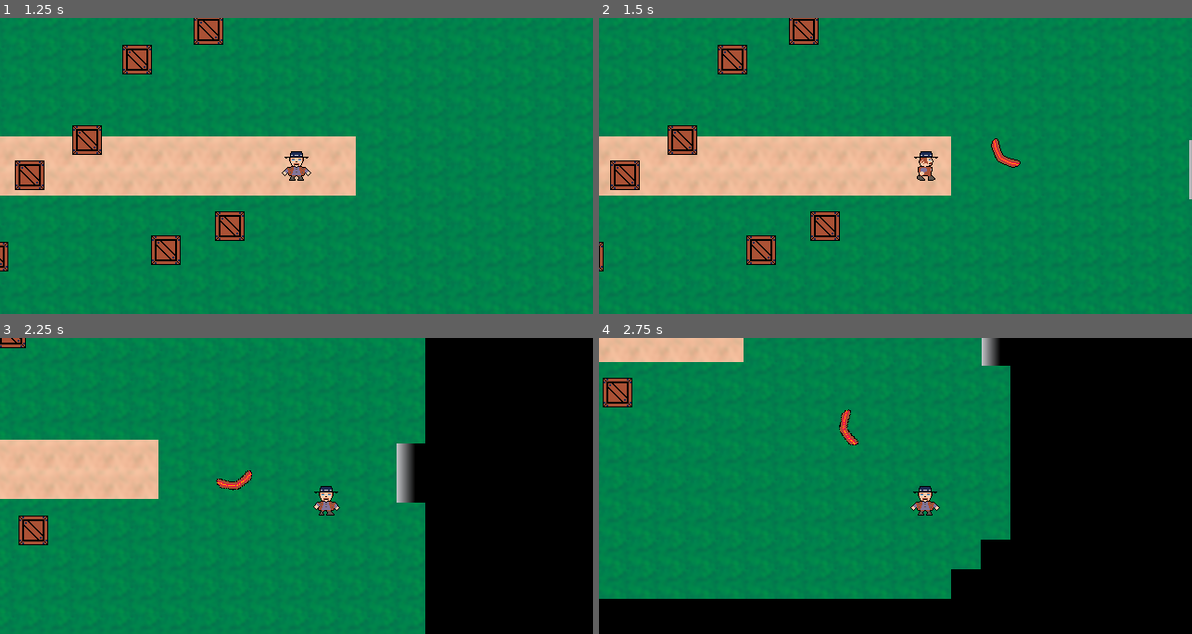
Above: before the commit, frames 1-4 (two rows, left to right).
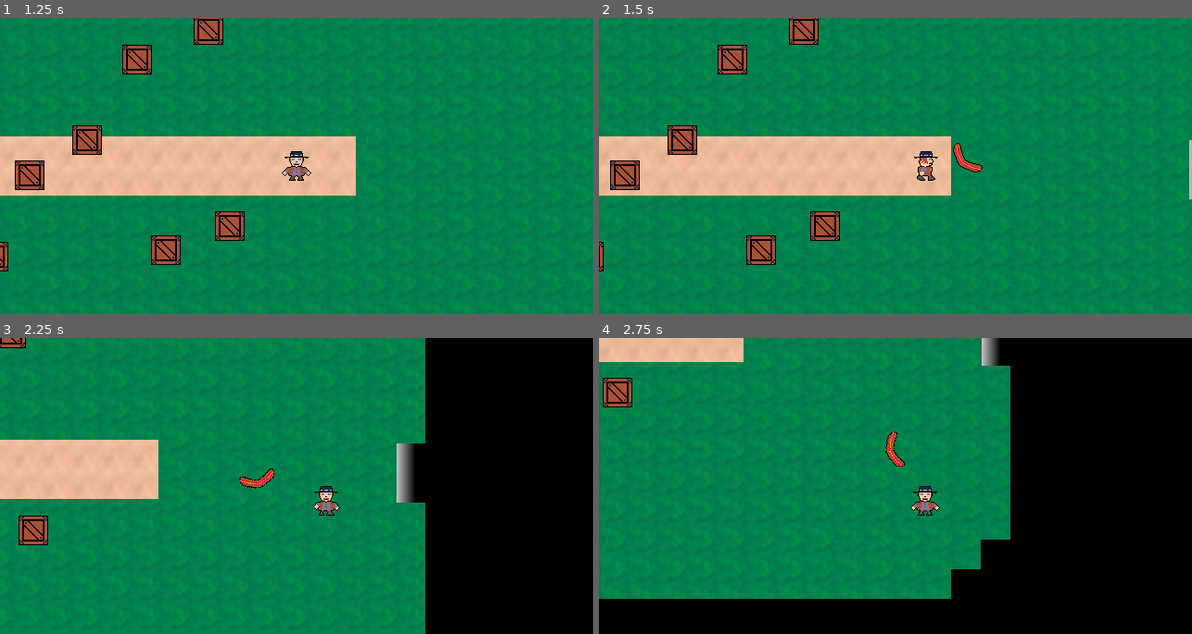
Above: after the commit, the same moments.

Repository: Beetron/2d-aussie-rpg
Game: Godot game, scene res://scene/Master.tscn
Same seed, same stepped clock (60 frames per second), same inputs: the game is played once before the commit and once after it.
Inputs (mouse positions are in pixels of both pictures, inside the frame that each line leads up to):
- Up to frame 1 (1.25 s): click "New Game" at 0.5 s
- Up to frame 2 (1.5 s): tap Enter at 1.25 s; move the mouse to (1025, 151) at 1.27 s; press the mouse at (1025, 151) at 1.28 s; hold Right (ui_right) from 1.28 s (still down)
- Up to frame 3 (2.25 s): move the mouse to (177, 500) at 2.02 s; release Right (ui_right) at 2.03 s; release the mouse at (177, 500) at 2.03 s; hold Down (ui_down) from 2.03 s (still down); click (177, 500) at 2.1 s
- Up to frame 4 (2.75 s): keep holding Down (ui_down)

Frame 1 is identical in both runs. In frame 2, 0.4% of the frame differs, in the area x 59-72%, y 40-53%; in frame 3, 0.3%; in frame 4, 0.4%.

Commit message:
Reworked a lot of naming to fit godot styling better

Diff:
--- a/project.godot
+++ b/project.godot
@@ -9,12 +9,18 @@
 config_version=4
 
 _global_script_classes=[ {
+"base": "KinematicBody2D",
+"class": "Enemy",
+"language": "GDScript",
+"path": "res://script/enemy.gd"
+}, {
 "base": "Node2D",
 "class": "Level",
 "language": "GDScript",
 "path": "res://script/level.gd"
 } ]
 _global_script_class_icons={
+"Enemy": "",
 "Level": ""
 }
 
--- a/scene/Explodetoad.tscn
+++ b/scene/Explodetoad.tscn
@@ -1,10 +1,11 @@
 [gd_scene load_steps=22 format=2]
 
 [ext_resource path="res://scene/Enemy.tscn" type="PackedScene" id=1]
-[ext_resource path="res://script/explodetoad.gd" type="Script" id=2]
+[ext_resource path="res://script/explode_toad.gd" type="Script" id=2]
 [ext_resource path="res://img/toadinflatespritesheet.png" type="Texture" id=3]
 [ext_resource path="res://img/toadspritesheet.png" type="Texture" id=4]
 [ext_resource path="res://img/toadexplodespritesheet.png" type="Texture" id=6]
+
 
 
 [sub_resource type="AtlasTexture" id=1]
--- a/scene/LevelGate.tscn
+++ b/scene/LevelGate.tscn
@@ -1,7 +1,8 @@
 [gd_scene load_steps=4 format=2]
 
 [ext_resource path="res://img/levelGate.png" type="Texture" id=1]
-[ext_resource path="res://script/levelgate.gd" type="Script" id=2]
+[ext_resource path="res://script/level_gate.gd" type="Script" id=2]
+
 
 
 [sub_resource type="RectangleShape2D" id=1]
--- a/scene/MainMenu.tscn
+++ b/scene/MainMenu.tscn
@@ -1,7 +1,8 @@
 [gd_scene load_steps=9 format=2]
 
 [ext_resource path="res://fonts/title_font.tres" type="DynamicFontData" id=1]
-[ext_resource path="res://script/mainmenu.gd" type="Script" id=2]
+[ext_resource path="res://script/main_menu.gd" type="Script" id=2]
+
 
 
 [sub_resource type="DynamicFont" id=1]
--- a/scene/PauseMenu.tscn
+++ b/scene/PauseMenu.tscn
@@ -1,7 +1,8 @@
 [gd_scene load_steps=4 format=2]
 
 [ext_resource path="res://fonts/title_font.tres" type="DynamicFontData" id=1]
-[ext_resource path="res://script/pausemenu.gd" type="Script" id=2]
+[ext_resource path="res://script/pause_menu.gd" type="Script" id=2]
+
 
 
 [sub_resource type="DynamicFont" id=1]
--- a/scene/ToadCorpse.tscn
+++ b/scene/ToadCorpse.tscn
@@ -1,7 +1,8 @@
 [gd_scene load_steps=12 format=2]
 
 [ext_resource path="res://img/toadcorpses.png" type="Texture" id=1]
-[ext_resource path="res://script/toadcorpse.gd" type="Script" id=3]
+[ext_resource path="res://script/toad_corpse.gd" type="Script" id=3]
+
 
 
 [sub_resource type="AtlasTexture" id=10]
--- a/script/Boomerang.gd
+++ b/script/Boomerang.gd
@@ -3,14 +3,10 @@
 export var speed = 600
 export var damage : int
 
-var player
+onready var player = get_parent().get_node("Player")
 
 func _ready():
 	$AnimationPlayer.play("spin")
-	return
-
-func init(playerNode):
-	player = playerNode
 	return
 
 func _integrate_forces(_state):
@@ -26,10 +22,10 @@
 
 func _on_Node2D_body_entered(body):
 	if(body == player):
-		body.boomerangReturned()
+		body.boomerang_returned()
 		call_deferred("queue_free")
 	elif(body.is_in_group("enemies")):
-		body.takeDamage(damage)
+		body.take_damage(damage)
 	elif(body.is_in_group("breakable")):
-		body.breakApart()
+		body.break_apart()
 	return
--- a/script/Coins.gd
+++ b/script/Coins.gd
@@ -7,7 +7,7 @@
 	$Sprite.frame = rng.randi_range(0,3)
 	return
 
-func coinsPickedUp():
+func coins_picked_up():
 	$Sparkle.emitting = true
 	emit_signal("SpawnCoins", position)
 	$Sprite.visible = false
@@ -22,5 +22,5 @@
 
 func _on_Coins_body_entered(body):
 	if(body.is_in_group("player")):
-		coinsPickedUp()
+		coins_picked_up()
 	return
--- a/script/Crate.gd
+++ b/script/Crate.gd
@@ -1,32 +1,32 @@
 extends RigidBody2D
 
 export var hp = 1
-signal SpawnCoins(position)
-var particlesShowing = false
+signal crate_broken(position)
+var particles_showing = false
 
 func _ready():
-	self.connect("SpawnCoins", get_parent(), "spawnCoins")
+	self.connect("crate_broken", get_parent(), "spawn_coins")
 	return
 
-func breakApart():
+func break_apart():
 	$LargeParticle.emitting = true
 	$MediumParticle.emitting = true
 	$SmallParticle.emitting = true
-	particlesShowing = true
-	emit_signal("SpawnCoins", position)
+	particles_showing = true
+	emit_signal("crate_broken", position)
 	$Sprite.visible = false
 	$CollisionShape2D.set_deferred("disabled", true)
 	$RemoveTimer.start()
 	return
 
 func _process(delta):
-	if(particlesShowing):
+	if(particles_showing):
 		#Fade out particles from 1.0 alpha to 0 after they spawn
-		var previousColor = $LargeParticle.modulate
-		previousColor[3] = previousColor[3] - delta / $LargeParticle.lifetime
-		$LargeParticle.modulate = previousColor
-		$MediumParticle.modulate = previousColor
-		$SmallParticle.modulate = previousColor
+		var previous_color = $LargeParticle.modulate
+		previous_color[3] = previous_color[3] - delta / $LargeParticle.lifetime
+		$LargeParticle.modulate = previous_color
+		$MediumParticle.modulate = previous_color
+		$SmallParticle.modulate = previous_color
 	return
 
 func _on_RemoveTimer_timeout():
--- a/script/Enemy.gd
+++ b/script/Enemy.gd
@@ -1,13 +1,15 @@
 extends KinematicBody2D
+
+class_name Enemy
 
 export var hp : int
 export var damage : int
 export var speed : float
-const wanderDistance = 100.0
-const attackRange = 250.0
+const WANDER_DISTANCE = 100.0
+const ATTACK_RANGE = 250.0
 var path : PoolVector2Array
 var rng = RandomNumberGenerator.new()
-var movementFrozen : bool
+var movement_frozen : bool
 
 onready var player = get_parent().get_node("Player")
 onready var nav = get_parent().get_node("Navigation2D")
@@ -16,34 +18,33 @@
 	rng.randomize()
 	return
 
-func takeDamage(hitAmount):
+func take_damage(hit_amount):
 	if($DamageImmunity.is_stopped()):
-		hp = hp - hitAmount
+		hp = hp - hit_amount
 		if(hp <= 0):
 			died()
 		$AnimatedSprite.modulate = Color(3, 0, 0, 1)
 		$DamageImmunity.start()
-		movementFrozen = true
-		#Play hit animation
+		movement_frozen = true
 	return
 
 func died():
 	pass
 
 func _physics_process(_delta):
-	if(movementFrozen == false):
-		if(checkInAttackRange()):
-			moveToPlayer()
+	if(movement_frozen == false):
+		if(check_in_attack_range()):
+			move_to_player()
 		else:
-			moveRandomly()
+			move_randomly()
 	return
 
-func checkInAttackRange() -> bool:
-	if(player.position.distance_to(position) <= attackRange):
+func check_in_attack_range() -> bool:
+	if(player.position.distance_to(position) <= ATTACK_RANGE):
 		return true
 	return false
 
-func moveToPlayer():
+func move_to_player():
 	path = nav.get_simple_path(position, player.position)
 
 	var distance_to_move = speed
@@ -55,7 +56,7 @@
 		distance_to_move -= distance_to_next_point
 	return
 
-func moveRandomly():
+func move_randomly():
 	var distance_to_move = speed / 4.0
 	while distance_to_move > 0 and path.size() > 0:
 		var distance_to_next_point = position.distance_to(path[0])
@@ -67,15 +68,15 @@
 
 func _on_DamageImmunity_timeout():
 	$AnimatedSprite.modulate = Color(1, 1, 1, 1)
-	movementFrozen = false
+	movement_frozen = false
 	return
 
 #Pick a random direction to walk in
 #Also randomly pick how long before we pick a new direction
 func _on_NewRandomDirection_timeout():
-	var randNum = rng.randf_range(0,PI)
-	var randPosition = polar2cartesian(wanderDistance,randNum) + position
-	path = nav.get_simple_path(position, randPosition)
+	var rand_num = rng.randf_range(0,PI)
+	var rand_position = polar2cartesian(WANDER_DISTANCE,rand_num) + position
+	path = nav.get_simple_path(position, rand_position)
 	$NewRandomDirection.wait_time = float(rng.randi_range(4,8))
 	$NewRandomDirection.start()
 	return
--- a/script/Game.gd
+++ b/script/Game.gd
@@ -1,39 +1,39 @@
 extends Node
 
-var currentLevel
-var levelList = []
-var pauseActive = false
+var current_level
+var level_list = []
+var pause_active = false
 
 func _ready():
-	initLevelList()
-	var firstLevelResource = load(levelList.pop_front())
-	var firstLevel = firstLevelResource.instance()
-	add_child(firstLevel)
-	currentLevel = firstLevel
+	init_level_list()
+	var first_level_resource = load(level_list.pop_front())
+	var first_level = first_level_resource.instance()
+	add_child(first_level)
+	current_level = first_level
 	return
 
-func initLevelList():
-	levelList.push_back("res://scene/Level 1.tscn")
-	levelList.push_back("res://scene/Level 2.tscn")
-	levelList.push_back("res://scene/BossLevel.tscn")
+func init_level_list():
+	level_list.push_back("res://scene/Level 1.tscn")
+	level_list.push_back("res://scene/Level 2.tscn")
+	level_list.push_back("res://scene/BossLevel.tscn")
 	return
 
-func removeCurrentLevel():
-	remove_child(currentLevel)
-	currentLevel.call_deferred("free")
+func remove_current_level():
+	remove_child(current_level)
+	current_level.call_deferred("free")
 	return
 
 func load_next_level():
-	removeCurrentLevel()
-	var nextLevelResource = load(levelList.pop_front())
-	var nextLevel = nextLevelResource.instance()
-	add_child(nextLevel)
-	currentLevel = nextLevel
+	remove_current_level()
+	var next_level_resource = load(level_list.pop_front())
+	var next_level = next_level_resource.instance()
+	add_child(next_level)
+	current_level = next_level
 	return
 
 func _process(_delta):
 	if Input.is_action_just_pressed("pause"):
-		if(!pauseActive):
+		if(!pause_active):
 			pause()
 		else:
 			unpause()
@@ -42,11 +42,11 @@
 func pause():
 	get_tree().paused = true
 	$PauseMenu/GUI.show()
-	pauseActive = true
+	pause_active = true
 	return
 
 func unpause():
 	$PauseMenu/GUI.hide()
 	get_tree().paused = false
-	pauseActive = false
+	pause_active = false
 	return
--- a/script/LevelGate.gd
+++ /dev/null
@@ -1,12 +0,0 @@
-extends Area2D
-
-signal load_next_level
-
-func _ready():
-	self.connect("load_next_level", get_parent(), "LoadNextLevel")
-	return
-
-func _on_LevelGate_body_entered(body):
-	if(body.is_in_group("player")):
-		call_deferred("emit_signal", "load_next_level")
-	return
--- a/script/Master.gd
+++ b/script/Master.gd
@@ -2,31 +2,31 @@
 
 const MainMenu = preload("res://scene/MainMenu.tscn")
 
-var currentScene
+var current_scene
 
 func _ready():
 	var menu = MainMenu.instance()
 	add_child(menu)
-	currentScene = menu
+	current_scene = menu
 	return
 
-func removeCurrentScene():
-	remove_child(currentScene)
-	currentScene.call_deferred("free")
+func remove_current_scene():
+	remove_child(current_scene)
+	current_scene.call_deferred("free")
 	return
 
 func load_game():
-	removeCurrentScene()
-	var gameResource = load("res://scene/Game.tscn")
-	var game = gameResource.instance()
+	remove_current_scene()
+	var game_resource = load("res://scene/Game.tscn")
+	var game = game_resource.instance()
 	add_child(game)
-	currentScene = game
+	current_scene = game
 	return
 
 func load_options():
-	removeCurrentScene()
-	var optionResource = load("res://scene/Options.tscn")
-	var option = optionResource.instance()
+	remove_current_scene()
+	var option_resource = load("res://scene/Options.tscn")
+	var option = option_resource.instance()
 	add_child(option)
-	currentScene = option
+	current_scene = option
 	return
--- a/script/PauseMenu.gd
+++ /dev/null
@@ -1,11 +0,0 @@
-extends CanvasLayer
-
-signal unpause()
-
-func _ready():
-	self.connect("unpause", get_parent(), "unpause")
-	return
-
-func _on_Unpause_pressed():
-	emit_signal("unpause")
-	return
--- a/script/Player.gd
+++ b/script/Player.gd
@@ -4,39 +4,39 @@
 
 const Boomerang = preload("res://scene/Boomerang.tscn")
 
-signal throwWeapon(weapon, playerPos, eventPos, throwStrength)
+signal weapon_thrown(weapon, player_position, mouse_position, throw_strength)
 
-export var maxSpeed = 300
-export var accelerationMagnitude = 2500
-export var stopFriction = 0.85
+export var max_speed = 300
+export var acceleration_magnitude = 2500
+export var stop_friction = 0.85
 export var friction = 0.95
 
-export var currentWeapon = Weapon
-export var boomerangAttackSpeed = 0.2
-export var boomerangThrowStrength = 500
-export var throwStrength = 0
+export var current_weapon = Weapon
+export var boomerang_attack_speed = 0.2
+export var boomerang_throw_strength = 500
+export var throw_strength = 0
 
 export var hp : int
 
 onready var state_machine = $AnimationTree.get("parameters/playback")
-var lastDirection = "Down"
+var last_direction = "Down"
 
 #var screen_size # Size of the game window.
 var velocity = Vector2.ZERO
-var boomerangThrown = false
+var boomerang_thrown = false
 
 # Called when the node enters the scene tree for the first time.
 func _ready():
-	equipWeapon(Weapon.BOOMERANG)
-	self.connect("throwWeapon", get_parent(), "playerThrowWeapon")
+	equip_weapon(Weapon.BOOMERANG)
+	self.connect("weapon_thrown", get_parent(), "spawn_boomerang")
 	$AnimationTree.active = true
 	return
 
 func _process(delta):
-	handleMovement(delta)
+	handle_movement(delta)
 	return
 
-func handleMovement(delta):
+func handle_movement(delta):
 	var acceleration = Vector2.ZERO
 	if Input.is_action_pressed("ui_right"):
 		acceleration.x += 1
@@ -50,41 +50,41 @@
 		   Input.is_action_pressed("ui_right") or
 		   Input.is_action_pressed("ui_down") or
 		   Input.is_action_pressed("ui_up")):
-		velocity = velocity * stopFriction #Apply extra friction to slow to a stop with no actions
-		state_machine.travel("Idle"+lastDirection)
+		velocity = velocity * stop_friction #Apply extra friction to slow to a stop with no actions
+		state_machine.travel("Idle"+last_direction)
 
 	if acceleration.x != 0:
 		if acceleration.x > 0:
 			state_machine.travel("Right")
-			lastDirection = "Right"
+			last_direction = "Right"
 		else:
 			state_machine.travel("Left")
-			lastDirection = "Left"
+			last_direction = "Left"
 	elif acceleration.y != 0:
 		if acceleration.y > 0:
 			state_machine.travel("Down")
-			lastDirection = "Down"
+			last_direction = "Down"
 		else:
 			state_machine.travel("Up")
-			lastDirection = "Up"
+			last_direction = "Up"
 
 	if acceleration.length() > 0:
-		acceleration = acceleration.normalized() * accelerationMagnitude
+		acceleration = acceleration.normalized() * acceleration_magnitude
 
 	velocity += acceleration * delta #Apply acceleration
 	velocity = velocity * friction #Apply friction
 
 	#Avoid diagionals being faster
 	if velocity.length() > 0:
-		velocity = velocity.normalized() * clamp(velocity.length(), -maxSpeed, maxSpeed)
+		velocity = velocity.normalized() * clamp(velocity.length(), -max_speed, max_speed)
 	return
 
 func attack(_event):
 	if($AttackTimer.is_stopped()):
 		$AttackTimer.start()
-		if(!boomerangThrown):
-			emit_signal("throwWeapon", currentWeapon, self, get_global_mouse_position(), throwStrength)
-			boomerangThrown = true
+		if(!boomerang_thrown):
+			emit_signal("weapon_thrown", current_weapon, position, get_global_mouse_position(), throw_strength)
+			boomerang_thrown = true
 
 func _input(event):
 	if event.is_action_pressed("game_attack"):
@@ -95,21 +95,21 @@
 	move_and_slide(velocity)
 	return
 
-func equipWeapon(newWeapon):
-	match(newWeapon):
+func equip_weapon(new_weapon):
+	match(new_weapon):
 		Weapon.BOOMERANG:
-			currentWeapon = Boomerang
-			$AttackTimer.wait_time = boomerangAttackSpeed
-			throwStrength = boomerangThrowStrength
+			current_weapon = Boomerang
+			$AttackTimer.wait_time = boomerang_attack_speed
+			throw_strength = boomerang_throw_strength
 	return
 
-func boomerangReturned():
-	boomerangThrown = false
+func boomerang_returned():
+	boomerang_thrown = false
 	return
 
-func takeDamage(hitAmount):
+func take_damage(hit_amount):
 	if($DamageImmunity.is_stopped()):
-		hp = hp - hitAmount
+		hp = hp - hit_amount
 		print(hp)
 		if(hp <= 0):
 			#GameOver
--- a/script/Explodetoad.gd
+++ b/script/explode_toad.gd
@@ -1,22 +1,22 @@
-extends "res://script/Enemy.gd"
+extends Enemy
 
-var originalSpeed : float
-signal toadDied(position)
-signal toadParticles(position)
+var original_speed : float
+signal toad_died(position)
+signal toad_exploded(position)
 var dying = false
 
 func _ready():
-	originalSpeed = speed
-	self.connect("toadDied", get_parent(), "toadDied")
-	self.connect("toadParticles", get_parent(), "toadParticles")
+	original_speed = speed
+	self.connect("toad_died", get_parent(), "spawn_toad_corpse")
+	self.connect("toad_exploded", get_parent(), "spawn_toad_particles")
 	return
 
 func _on_ExplosionZone_body_entered(body):
 	if(body == player):
-		triggerExplosion()
+		trigger_explosion()
 	return
 
-func triggerExplosion():
+func trigger_explosion():
 	dying = true
 	speed = 0
 	$ExplodeTimer.start()
@@ -25,14 +25,14 @@
 
 func _process(_delta):
 	#Movement behaviour for players
-	if(checkInAttackRange()):
+	if(check_in_attack_range()):
 		look_at(player.position)
 		if(dying == false):
 			$AnimatedSprite.play("Walk")
 			if($AnimatedSprite.frame < 2):
 				speed = 0
 			else:
-				speed = originalSpeed
+				speed = original_speed
 	elif(path.size() > 0):
 		look_at(path[0])
 		if(dying == false):
@@ -43,21 +43,21 @@
 	return
 
 func _on_ExplodeTimer_timeout():
-	emit_signal("toadParticles", position)
+	emit_signal("toad_exploded", position)
 	$AnimatedSprite.play("Explode")
 	$CollisionShape2D.set_deferred("disabled", true)
 	if($ExplosionZone.overlaps_body(player)):
-		player.takeDamage(damage)
+		player.take_damage(damage)
 	$DeathTimer.start()
 	return
 
 func died():
 	if(dying == false):
-		triggerExplosion()
+		trigger_explosion()
 	return
 
 
 func _on_DeathTimer_timeout():
 	call_deferred("queue_free")
-	emit_signal("toadDied", position)
+	emit_signal("toad_died", position)
 	return
--- a/script/level.gd
+++ b/script/level.gd
@@ -6,11 +6,11 @@
 const ToadExplosionParticle = preload("res://scene/ExplosionParticle.tscn")
 const Coins = preload("res://scene/Coins.tscn")
 
-signal load_next_level
+signal end_of_level_reached
 
 
 func _ready():
-	self.connect("load_next_level", get_parent(), "load_next_level")
+	self.connect("end_of_level_reached", get_parent(), "load_next_level")
 	return
 
 #func _process(_delta):
@@ -18,34 +18,33 @@
 	#$PathDebug.points = path
 #	return
 
-func playerThrowWeapon(Weapon, Player, eventPos, throwStrength):
-	var weapon = Weapon.instance()
-	add_child(weapon)
-	weapon.init(Player)
-	weapon.global_position = Player.global_position
-	var throwImpulse = (eventPos - weapon.global_position).normalized() * throwStrength
-	weapon.apply_central_impulse(throwImpulse)
+func spawn_boomerang(weapon, player_position, mouse_position, throw_strength):
+	var new_weapon = weapon.instance()
+	add_child(new_weapon)
+	new_weapon.position = player_position
+	var throwImpulse = (mouse_position - new_weapon.global_position).normalized() * throw_strength
+	new_weapon.apply_central_impulse(throwImpulse)
 	return
 
-func toadDied(originalPosition):
-	var toadCorpse = ToadCorpse.instance()
-	toadCorpse.position = originalPosition
-	add_child(toadCorpse)
+func spawn_toad_corpse(original_position):
+	var toad_corpse = ToadCorpse.instance()
+	toad_corpse.position = original_position
+	add_child(toad_corpse)
 	return
 
-func toadParticles(originalPosition):
+func spawn_toad_particles(original_position):
 	var explosion = ToadExplosionParticle.instance()
-	explosion.position = originalPosition
+	explosion.position = original_position
 	explosion.one_shot = true
 	add_child(explosion)
 	return
 
-func spawnCoins(cratePosition):
+func spawn_coins(crate_position):
 	var coins = Coins.instance()
-	coins.position = cratePosition
+	coins.position = crate_position
 	add_child(coins)
 	return
 
-func LoadNextLevel():
-	emit_signal("load_next_level")
+func end_of_level_reached():
+	emit_signal("end_of_level_reached")
 	return
--- /dev/null
+++ b/script/level_gate.gd
@@ -0,0 +1,12 @@
+extends Area2D
+
+signal level_gate_entered
+
+func _ready():
+	self.connect("level_gate_entered", get_parent(), "end_of_level_reached")
+	return
+
+func _on_LevelGate_body_entered(body):
+	if(body.is_in_group("player")):
+		call_deferred("emit_signal", "level_gate_entered")
+	return
--- a/script/MainMenu.gd
+++ b/script/main_menu.gd
@@ -1,15 +1,15 @@
 extends Control
 
-signal load_game
-signal load_options
+signal start_button_pressed
+signal load_button_pressed
 
 func _ready():
-	self.connect("load_game", get_parent(), "load_game")
-	self.connect("load_options", get_parent(), "load_options")
+	self.connect("start_button_pressed", get_parent(), "load_game")
+	self.connect("load_button_pressed", get_parent(), "load_options")
 	return
 
 func _on_Start_Game_pressed():
-	emit_signal("load_game")
+	emit_signal("start_button_pressed")
 	return
 
 func _on_Options_pressed():
--- /dev/null
+++ b/script/pause_menu.gd
@@ -0,0 +1,11 @@
+extends CanvasLayer
+
+signal unpause_button_pressed
+
+func _ready():
+	self.connect("unpause_button_pressed", get_parent(), "unpause")
+	return
+
+func _on_Unpause_pressed():
+	emit_signal("unpause_button_pressed")
+	return
Renamed: script/ToadCorpse.gd -> script/toad_corpse.gd
